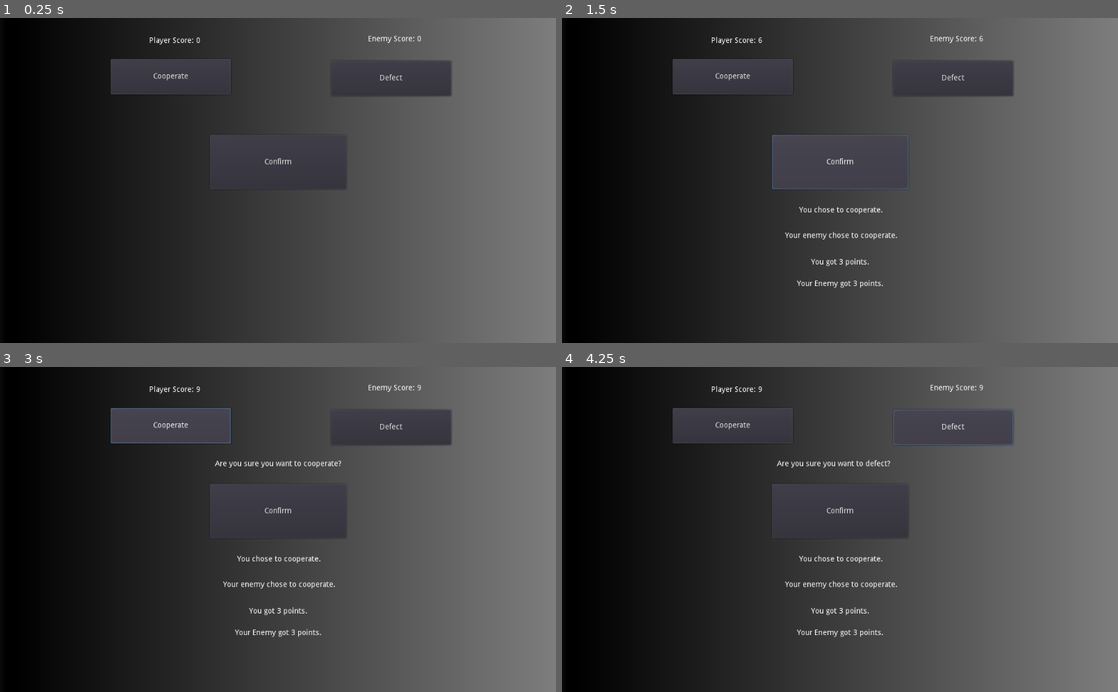
Above: before the commit, frames 1-4 (two rows, left to right).
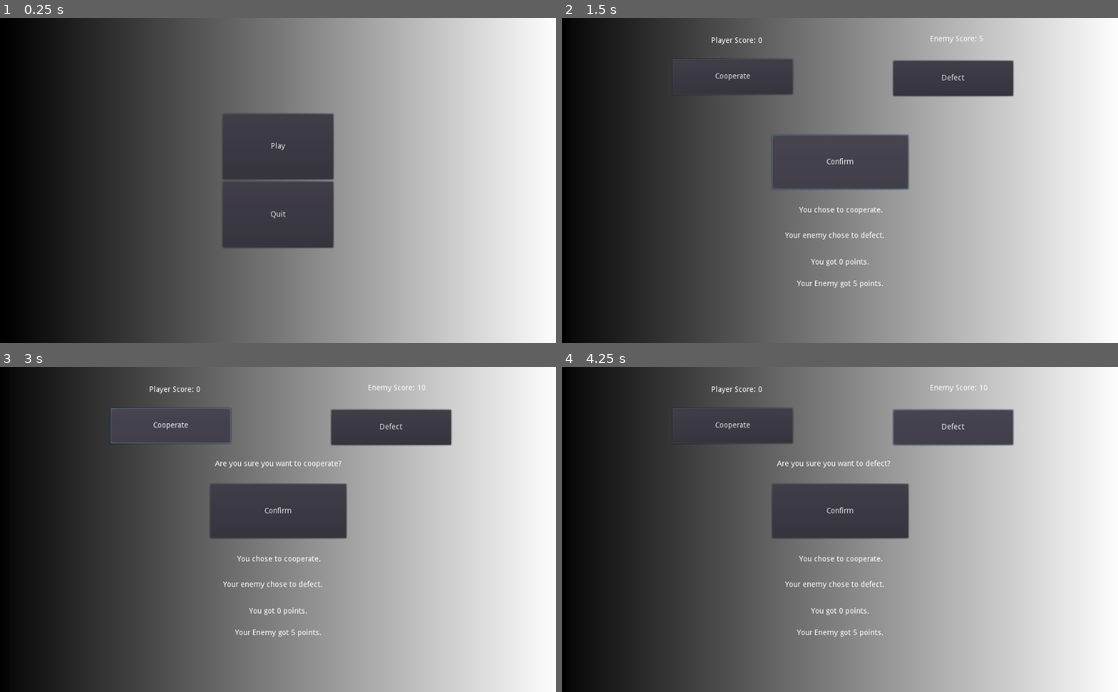
Above: after the commit, the same moments.

Repository: hamzasclone2/prisoners-dilemma
Game: Godot game, scene res://MainMenu.tscn
Two runs of this game, one before a commit and one after it. Both use one fixed random seed, a clock stepped at 60 frames per second and the inputs below. Before the commit the project starts from res://Match.tscn.
Inputs (mouse positions are in pixels of both pictures, inside the frame that each line leads up to):
- Up to frame 1 (0.25 s): no input
- Up to frame 2 (1.5 s): click (840, 148) at 0.5 s, where only the run after the commit has a clickable "Play"; click "Confirm" at 1.25 s
- Up to frame 3 (3 s): click "Confirm" at 2 s; click "Cooperate" at 2.75 s
- Up to frame 4 (4.25 s): click "Defect" at 3.5 s

The runs differ from the first frame. In frame 1, 70% of the frame differs, in the area x 19-100%, y 0-100%; in frame 2, 78%, in the area x 13-100%, y 0-100%; in frame 3, 77%; in frame 4, 77%.

Commit message:
added main menu and new enemy strategies

Diff:
--- /dev/null
+++ b/MainMenu.gd
@@ -0,0 +1,7 @@
+extends Control
+
+func _on_PlayButton_button_up():
+	get_tree().change_scene("res://Match.tscn")
+
+func _on_QuitButton_button_up():
+	get_tree().quit()
--- /dev/null
+++ b/MainMenu.tscn
@@ -0,0 +1,57 @@
+[gd_scene load_steps=4 format=2]
+
+[ext_resource path="res://MainMenu.gd" type="Script" id=1]
+
+[sub_resource type="Gradient" id=1]
+offsets = PoolRealArray( 0, 0.490323, 1 )
+colors = PoolColorArray( 0, 0, 0, 1, 0.464516, 0.464516, 0.464516, 1, 1, 1, 1, 1 )
+
+[sub_resource type="GradientTexture" id=2]
+gradient = SubResource( 1 )
+
+[node name="Control" type="Control"]
+anchor_right = 1.0
+anchor_bottom = 1.0
+script = ExtResource( 1 )
+__meta__ = {
+"_edit_use_anchors_": false
+}
+
+[node name="TextureRect" type="TextureRect" parent="."]
+anchor_right = 1.0
+anchor_bottom = 1.0
+margin_right = 1024.0
+rect_scale = Vector2( 0.5, 1 )
+texture = SubResource( 2 )
+stretch_mode = 1
+__meta__ = {
+"_edit_use_anchors_": false
+}
+
+[node name="VBoxContainer" type="VBoxContainer" parent="."]
+anchor_left = 0.5
+anchor_top = 0.5
+anchor_right = 0.5
+anchor_bottom = 0.5
+margin_left = -102.0
+margin_top = -123.5
+margin_right = 102.0
+margin_bottom = 123.5
+__meta__ = {
+"_edit_use_anchors_": false
+}
+
+[node name="PlayButton" type="Button" parent="VBoxContainer"]
+margin_right = 204.0
+margin_bottom = 121.0
+size_flags_vertical = 3
+text = "Play"
+
+[node name="QuitButton" type="Button" parent="VBoxContainer"]
+margin_top = 125.0
+margin_right = 204.0
+margin_bottom = 247.0
+size_flags_vertical = 3
+text = "Quit"
+[connection signal="button_up" from="VBoxContainer/PlayButton" to="." method="_on_PlayButton_button_up"]
+[connection signal="button_up" from="VBoxContainer/QuitButton" to="." method="_on_QuitButton_button_up"]
--- a/Match.gd
+++ b/Match.gd
@@ -13,13 +13,68 @@
 var playerScore = 0
 var enemyScore = 0
 
+var enemyStrategy = 0
+
+var lastEnemyChoice = 0
+var lastPlayerChoice = 0
+
+var numRounds = 0
+
 func _ready():
 	playerScoreLabel.text = "Player Score: 0"
 	enemyScoreLabel.text = "Enemy Score: 0"
+	enemyStrategy = randomize_strategy()
+	print(enemyStrategy)
+
 
 func _process(delta):
 	playerScoreLabel.text = "Player Score: %s" % playerScore
 	enemyScoreLabel.text = "Enemy Score: %s" % enemyScore
+
+
+func randomize_strategy():
+	var rng = RandomNumberGenerator.new()
+	rng.randomize()
+	return rng.randi_range(0,5)
+
+
+func enemyStrategyFunction():
+	if enemyStrategy == 0: # Always Cooperate
+		enemyChoice = 0
+	elif enemyStrategy == 1: # Always Defect
+		enemyChoice = 1
+	elif enemyStrategy == 2: # Random
+		var rng = RandomNumberGenerator.new()
+		rng.randomize()
+		enemyChoice = rng.randi_range(0,1)
+	elif enemyStrategy == 3: # Switch-0
+		if(numRounds == 0):
+			enemyChoice = 0
+			lastEnemyChoice = 0
+		else:
+			if(lastEnemyChoice == 0):
+				enemyChoice = 1
+				lastEnemyChoice = 1
+			elif(lastEnemyChoice == 1):
+				enemyChoice = 0
+				lastEnemyChoice = 0
+	elif enemyStrategy == 4: # Switch-1
+		if(numRounds == 0):
+			enemyChoice = 1
+			lastEnemyChoice = 1
+		else:
+			if(lastEnemyChoice == 0):
+				enemyChoice = 1
+				lastEnemyChoice = 1
+			elif(lastEnemyChoice == 1):
+				enemyChoice = 0
+				lastEnemyChoice = 0
+	elif enemyStrategy == 5: # Tit-for-tat
+		if(numRounds == 0):
+			enemyChoice = 0
+		else:
+			enemyChoice = lastPlayerChoice
+
 
 func _on_cButton_button_up():
 	playerChoice = 0
@@ -32,6 +87,9 @@
 
 
 func _on_confirmButton_button_up():
+	enemyStrategyFunction()
+	lastPlayerChoice = playerChoice
+	numRounds += 1
 	if(playerChoice == 0 and enemyChoice == 0):
 		playerScore += 3
 		enemyScore += 3
--- a/Match.tscn
+++ b/Match.tscn
@@ -3,8 +3,8 @@
 [ext_resource path="res://Match.gd" type="Script" id=1]
 
 [sub_resource type="Gradient" id=1]
-offsets = PoolRealArray( 0, 0.00645161, 1 )
-colors = PoolColorArray( 0.0451613, 0.0451613, 0.0451613, 1, 0, 0, 0, 1, 1, 1, 1, 1 )
+offsets = PoolRealArray( 0, 0.0193548, 1 )
+colors = PoolColorArray( 0, 0, 0, 1, 0.0451613, 0.0451613, 0.0451613, 1, 1, 1, 1, 1 )
 
 [sub_resource type="GradientTexture" id=2]
 gradient = SubResource( 1 )
@@ -21,8 +21,12 @@
 anchor_right = 1.0
 anchor_bottom = 1.0
 margin_right = 1024.0
+rect_scale = Vector2( 0.5, 1 )
 texture = SubResource( 2 )
 stretch_mode = 1
+__meta__ = {
+"_edit_use_anchors_": false
+}
 
 [node name="playerScore" type="Label" parent="."]
 margin_left = 275.058
--- a/project.godot
+++ b/project.godot
@@ -16,7 +16,7 @@
 [application]
 
 config/name="prisonersDilemma"
-run/main_scene="res://Match.tscn"
+run/main_scene="res://MainMenu.tscn"
 config/icon="res://icon.png"
 
 [rendering]
